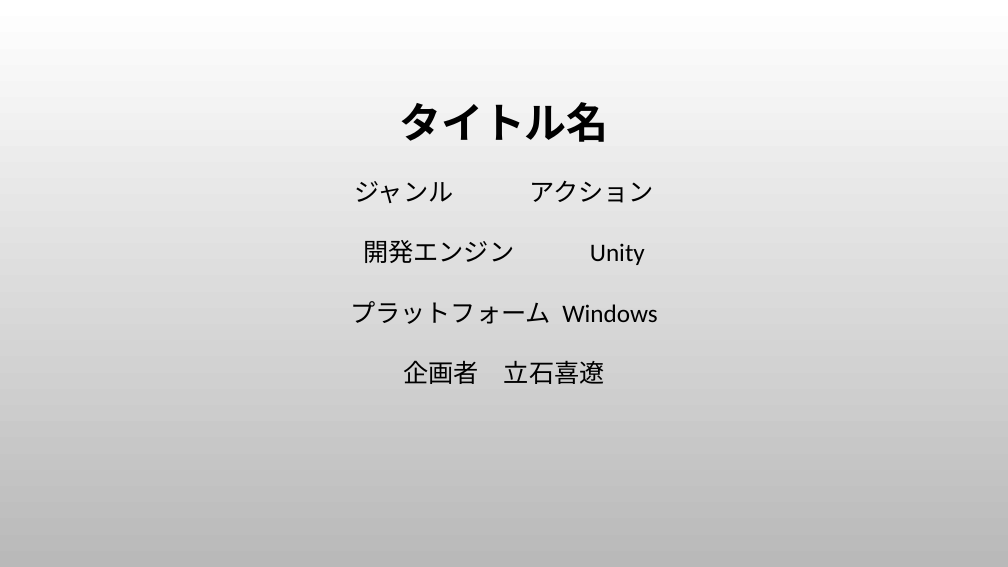
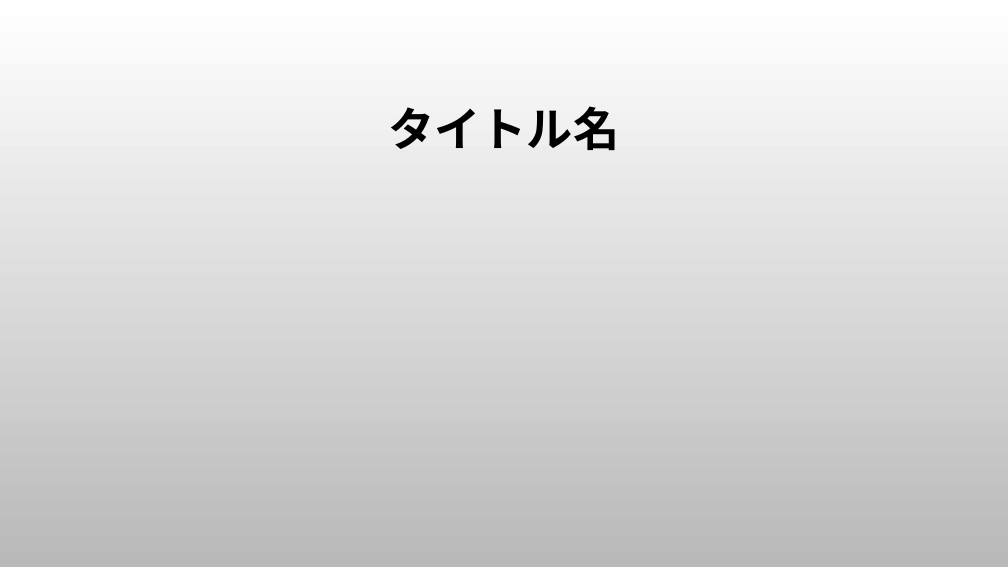
Before and after one commit to kiryo06/Game2025, a slide deck: slide 2 of プレゼンテーション1.pptx (slide 1 before the commit). Drawn at 1008x567 pixels with LibreOffice and Linux fonts; fonts in the diff are those of the drawing; background and template pictures are left out. Boxes give left, top, right and bottom in pixels: in the first picture for what was removed or moved away, otherwise in the second. Text is boxed around its words. In the diff, an @@ line names an element or a change of style, - is before the commit and + after.

Commit message:
up

```diff
--- a/プレゼンテーション1.pptx
+++ b/プレゼンテーション1.pptx
@@ text "タイトル名": place and size @@
-text "タイトル名" at box(399, 102, 609, 142)
+text "タイトル名" at box(388, 106, 619, 150)
@@ text "タイトル名" at box(388, 106, 619, 150): size 40 to 44 pt @@
@@ text removed at box(350, 180, 657, 384) @@
-ジャンル アクション
-開発エンジン Unity
-プラットフォーム Windows
-企画者 立石喜遼
```
Also in this commit, not shown: 1 slide added.
